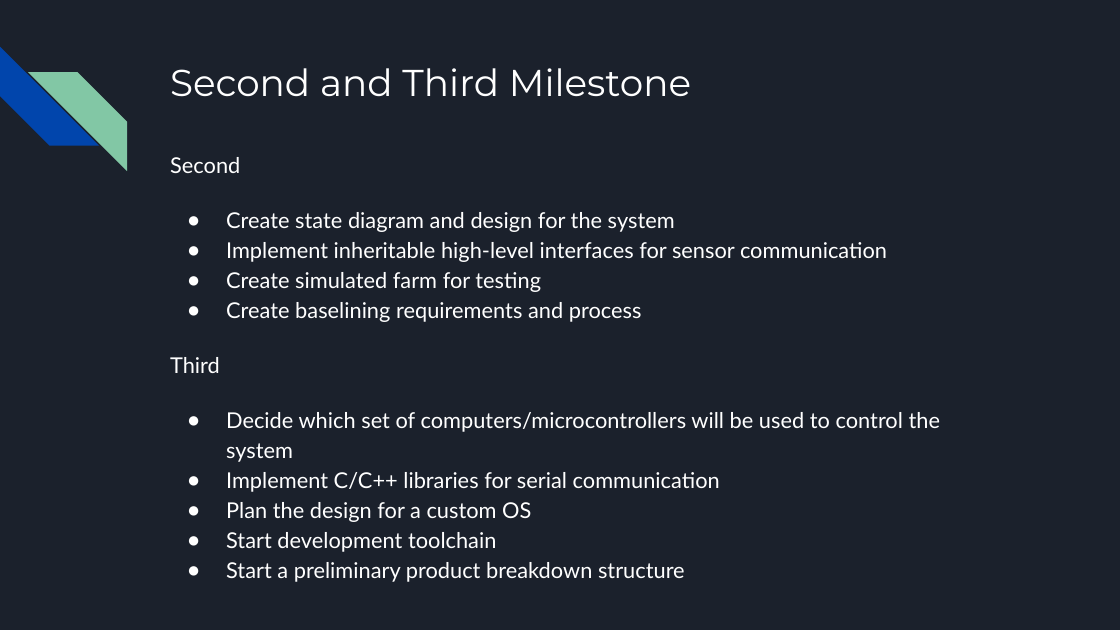
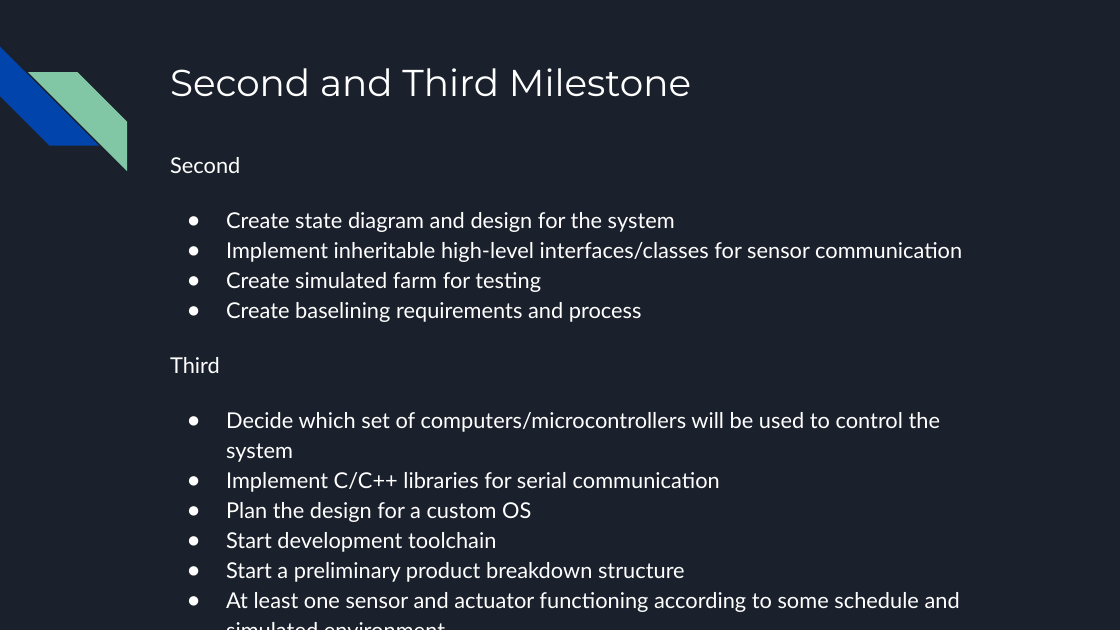
Before and after one commit to killsap/automated-multi-cycle-farming-in-space-website, a slide deck: slide 9 of docs/ProjectPlanPresentation.pptx. Drawn at 1120x630 pixels with LibreOffice and Linux fonts; fonts in the diff are those of the drawing. Boxes give left, top, right and bottom in pixels: in the first picture for what was removed or moved away, otherwise in the second. Text is boxed around its words. In the diff, an @@ line names an element or a change of style, - is before the commit and + after.

```diff
--- a/docs/ProjectPlanPresentation.pptx
+++ b/docs/ProjectPlanPresentation.pptx
@@ text at (x1=226, y1=242, x2=962, y2=262): text changed @@
-● Implement inheritable high-level interfaces for sensor communication
+● Implement inheritable high-level interfaces/classes for sensor communication
@@ text at (x1=226, y1=592, x2=960, y2=612): paragraph added @@
+● At least one sensor and actuator functioning according to some schedule and simulated environment
```
Also in this commit, not shown: 3 other slides changed, 1 other file.
